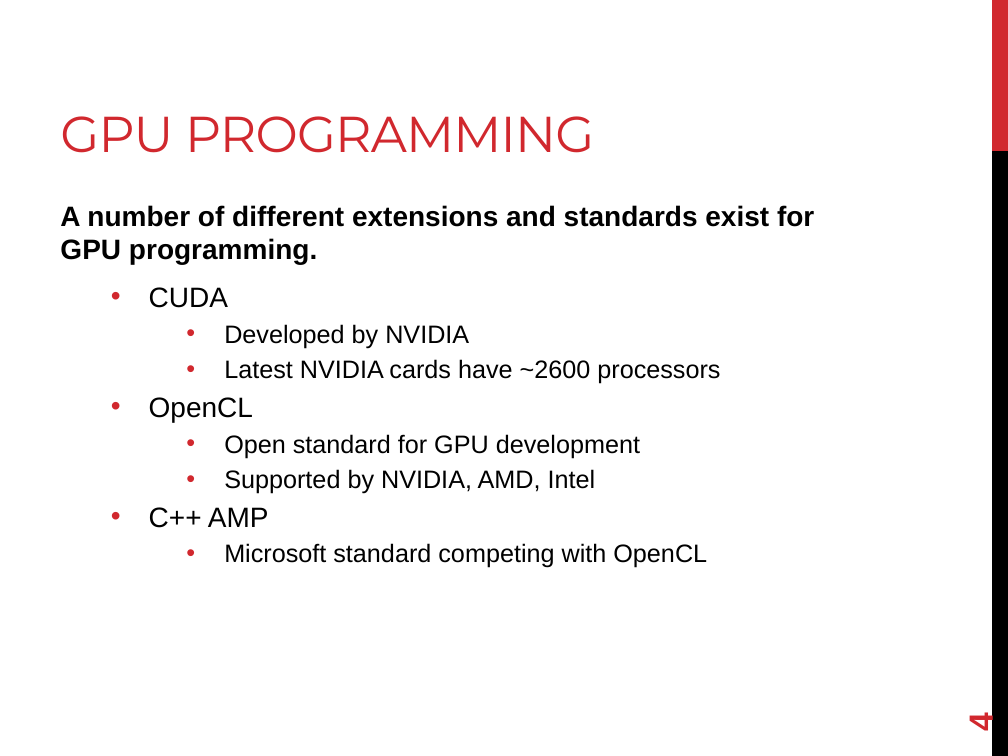
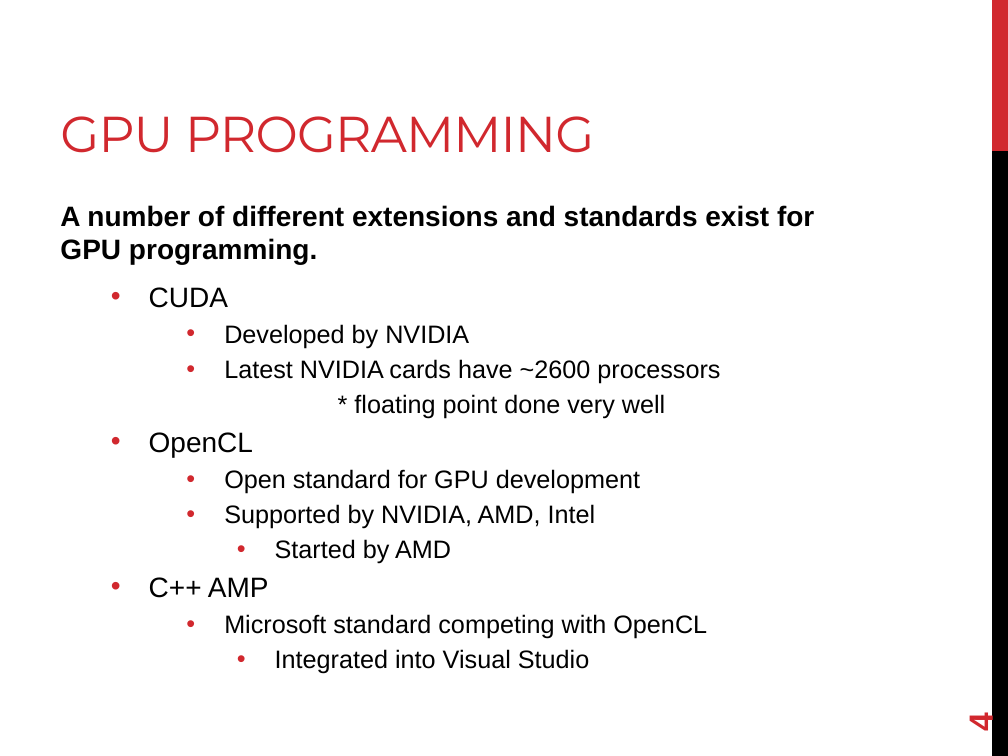
Before and after one commit to joshpeterson/DevelopingConcurrentSoftware, a slide deck: slide 4 of Lectures/Hybrid Concurrency/Hybrid Concurrency.pptx. Drawn at 1008x756 pixels with LibreOffice and Linux fonts; fonts in the diff are those of the drawing. Boxes give left, top, right and bottom in pixels: in the first picture for what was removed or moved away, otherwise in the second. Text is boxed around its words. In the diff, an @@ line names an element or a change of style, - is before the commit and + after.

```diff
--- a/Lectures/Hybrid Concurrency/Hybrid Concurrency.pptx
+++ b/Lectures/Hybrid Concurrency/Hybrid Concurrency.pptx
@@ text at [354,394,665,419]: paragraph added @@
+      * floating point done very well
@@ text at [275,539,451,564]: paragraph added @@
+      • Started by AMD
@@ text at [275,649,589,674]: paragraph added @@
+      • Integrated into Visual Studio
```
Also in this commit, not shown: 5 other slides changed, 33 other files.
